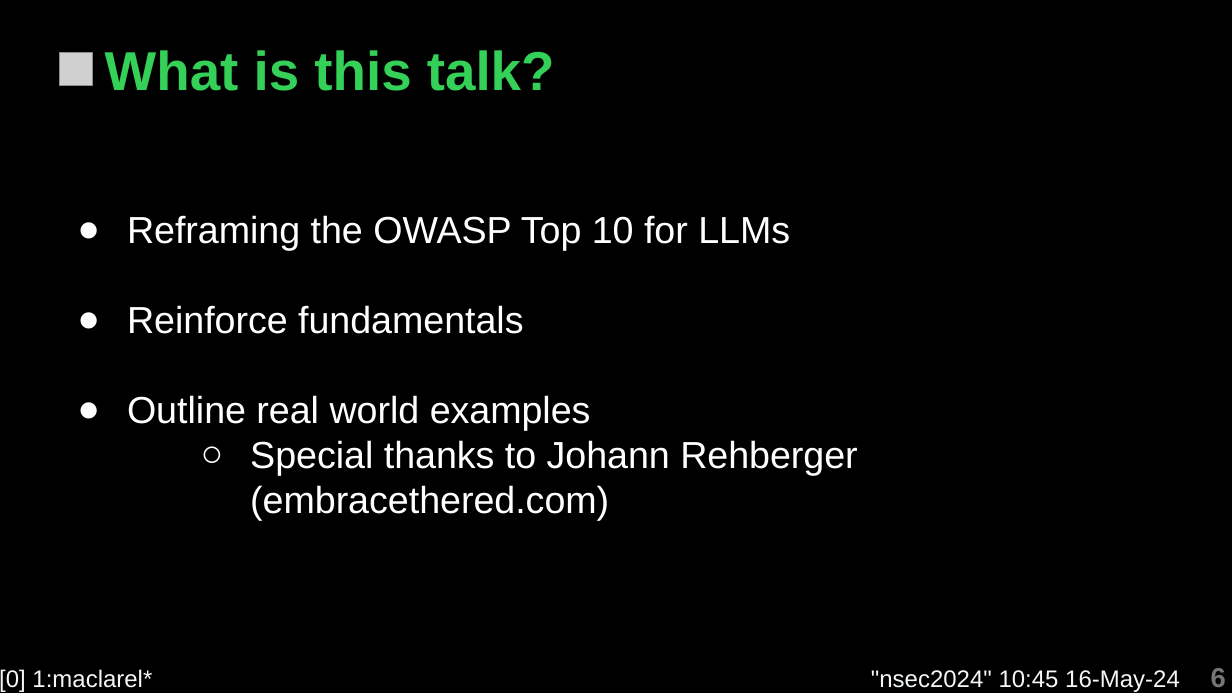
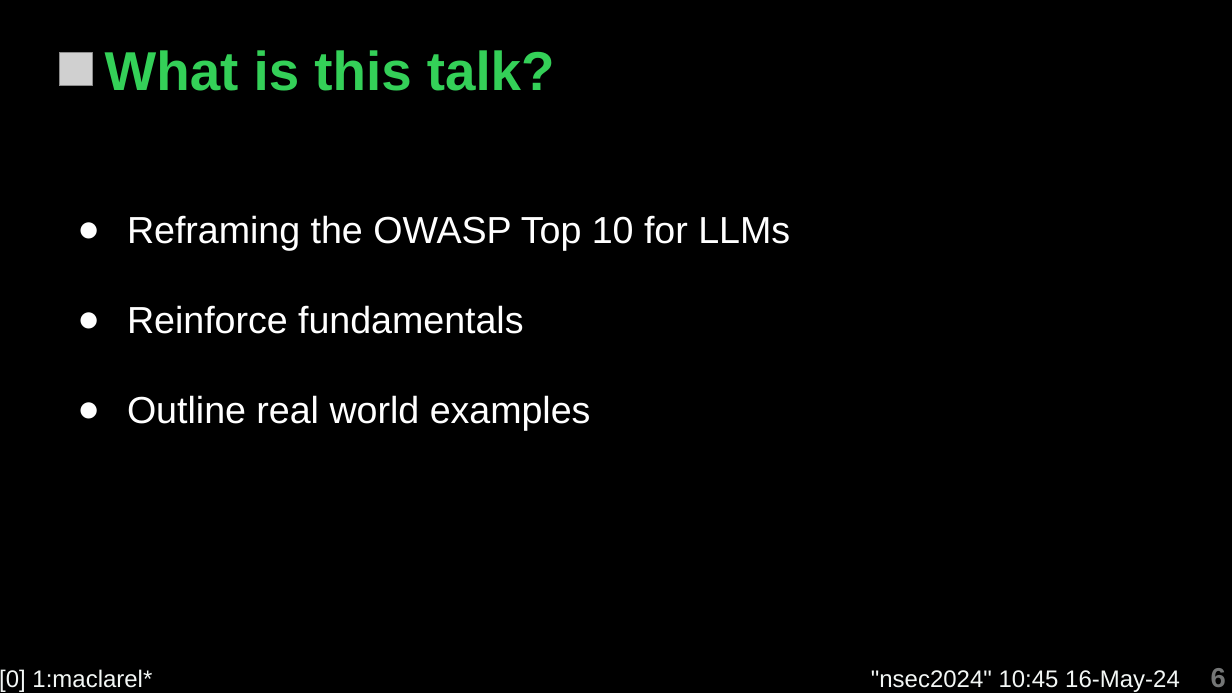
Before and after one commit to maclarel/nsec2024, a slide deck: slide 6 of What's New is Old (nSec 2024).odp. Drawn at 1232x693 pixels with LibreOffice and Linux fonts; fonts in the diff are those of the drawing; grey boxes stand for pictures; background and template pictures are left out. Boxes give left, top, right and bottom in pixels: in the first picture for what was removed or moved away, otherwise in the second. Text is boxed around its words. In the diff, an @@ line names an element or a change of style, - is before the commit and + after.

Commit message:
Updated slides

```diff
--- a/What's New is Old (nSec 2024).odp
+++ b/What's New is Old (nSec 2024).odp
@@ text at box(250, 440, 858, 521): paragraph removed @@
-  ○ Special thanks to Johann Rehberger (embracethered.com)
```
Also in this commit, not shown: 1 other file.
